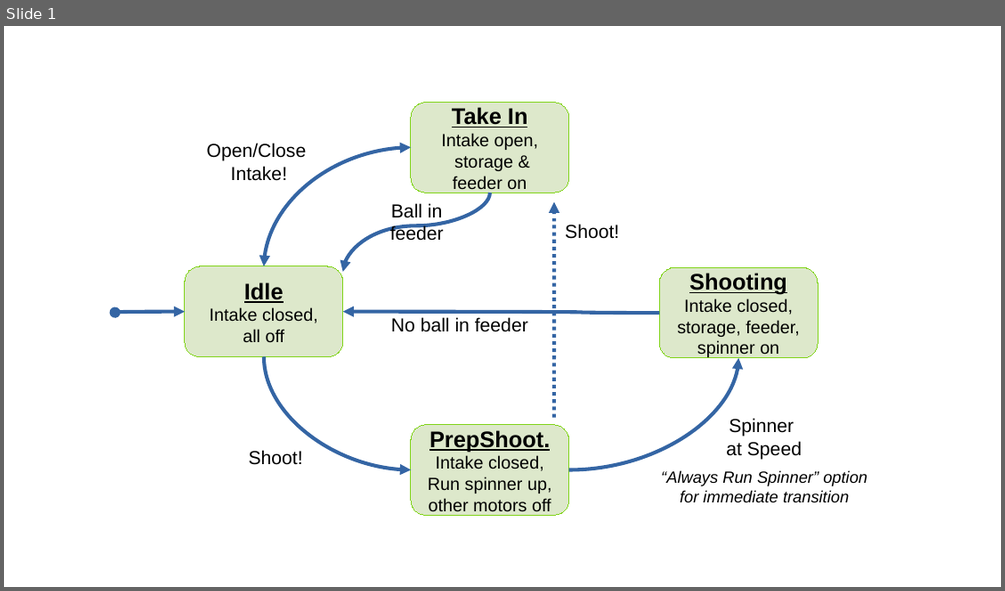
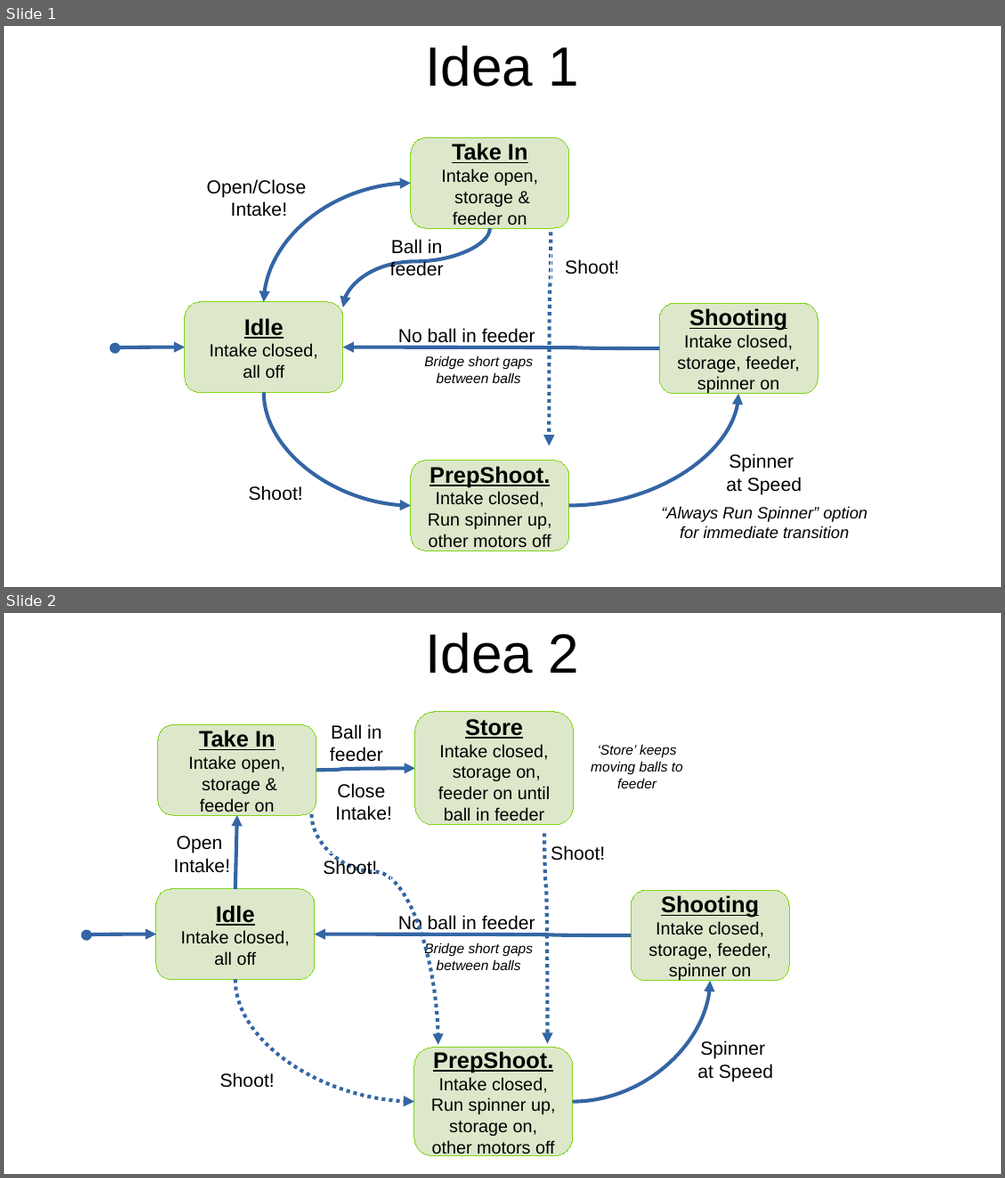
Before and after one commit to team2393/FRC2026, a slide deck: Diagrams.pptx. Shown one above the other, each under a label of ours: slide 1 before the commit, slides 1 and 2 after it. The pictures are 1005x591 and 1005x1178 pixels, drawn with LibreOffice and Linux fonts; fonts in the diff are those of the drawing. Boxes give left, top, right and bottom in pixels: in the first picture for what was removed or moved away, otherwise in the second. Text is boxed around its words. In the diff, an @@ line names an element or a change of style, - is before the commit and + after.

Commit message:
diagrams

```diff
--- a/Diagrams.pptx
+++ b/Diagrams.pptx
@@ slide 2 added at (4,613,1001,1174), background #FFFFFF @@
@@ text added at (426,633,579,674), 44 pt, text #000000 @@
+Idea 2
@@ rounded rectangle added at (415,712,574,825), fill #DDE8CB, outline #81D41A 0 pt, 14 pt, text #000000 @@
+Store
+Intake closed,
+storage on, feeder on until ball in feeder
@@ rounded rectangle added at (158,725,316,816), fill #DDE8CB, outline #81D41A 0 pt, 14 pt, text #000000 @@
+Take In
+Intake open,
+storage & feeder on
@@ text added at (330,724,383,762), 15 pt, text #000000 @@
+Ball in feeder
@@ text added at (591,744,683,788), 11 pt, text #000000, italic @@
+‘Store’ keeps moving balls to feeder
@@ curved arrow added from (316, 771) to (415, 769), #3465A4 2.89 pt @@
@@ text added at (335,783,391,820), 15 pt, text #000000 @@
+Close Intake!
@@ arrow added from (235, 889) to (237, 816), #3465A4 2.89 pt @@
@@ curved arrow added from (312, 814) to (438, 1045), #3465A4 2.89 pt dashed @@
@@ text added at (174,835,230,873), 15 pt, text #000000 @@
+Open Intake!
@@ rectangle added at (537,839,619,867), outline #FFFFFF 0 pt, 15 pt, text #000000 @@
+Shoot!
@@ curved arrow added from (545, 833) to (548, 1044), #3465A4 2.89 pt dashed @@
@@ rectangle added at (309,853,391,881), outline #FFFFFF 0 pt, 15 pt, text #000000 @@
+Shoot!
@@ rounded rectangle added at (156,889,315,980), fill #DDE8CB, outline #81D41A 0 pt, 14 pt, text #000000 @@
+Idle
+Intake closed,
+all off
@@ rounded rectangle added at (631,890,789,981), fill #DDE8CB, outline #81D41A 0 pt, 14 pt, text #000000 @@
+Shooting
+Intake closed,
+storage, feeder, spinner on
@@ text added at (398,915,535,934), 15 pt, text #000000 @@
+No ball in feeder
@@ curved double arrow added from (86, 935) to (156, 934), #3465A4 2.89 pt @@
@@ curved arrow added from (631, 935) to (315, 934), #3465A4 2.89 pt @@
@@ text added at (424,942,533,970), 11 pt, text #000000, italic @@
+Bridge short gaps between balls
@@ curved arrow added from (235, 980) to (414, 1102), #3465A4 2.89 pt dashed @@
@@ curved arrow added from (573, 1102) to (711, 981), #3465A4 2.89 pt @@
@@ rounded rectangle added at (414,1047,573,1156), fill #DDE8CB, outline #81D41A 0 pt, 14 pt, text #000000 @@
+PrepShoot.
+Intake closed,
+Run spinner up,
+storage on, other motors off
@@ text added at (697,1040,773,1082), 15 pt, text #000000 @@
+Spinner
+at Speed
@@ text added at (220,1072,275,1087), 15 pt, text #000000 @@
+Shoot!
@@ slide 1 changed as well @@
@@ text added at (426,46,579,87), 44 pt, text #000000 @@
+Idea 1
@@ 5 texts, 4 rounded rectangles, 4 curved arrows, 2 curved double arrows, 1 rectangle: place and size @@
-5 texts, 4 rounded rectangles, 4 curved arrows, 2 curved double arrows, 1 rectangle at (115,102,867,516)
+5 texts, 4 rounded rectangles, 4 curved arrows, 2 curved double arrows, 1 rectangle at (115,138,867,550)
@@ curved arrow moved from (554, 418) - (554, 202) to (551, 232) - (550, 446) @@
@@ text "No ball in feeder" rewrapped from (391,317,528,332) to (398,328,535,347) @@
@@ text added at (424,355,533,383), 11 pt, text #000000, italic @@
+Bridge short gaps between balls
```
